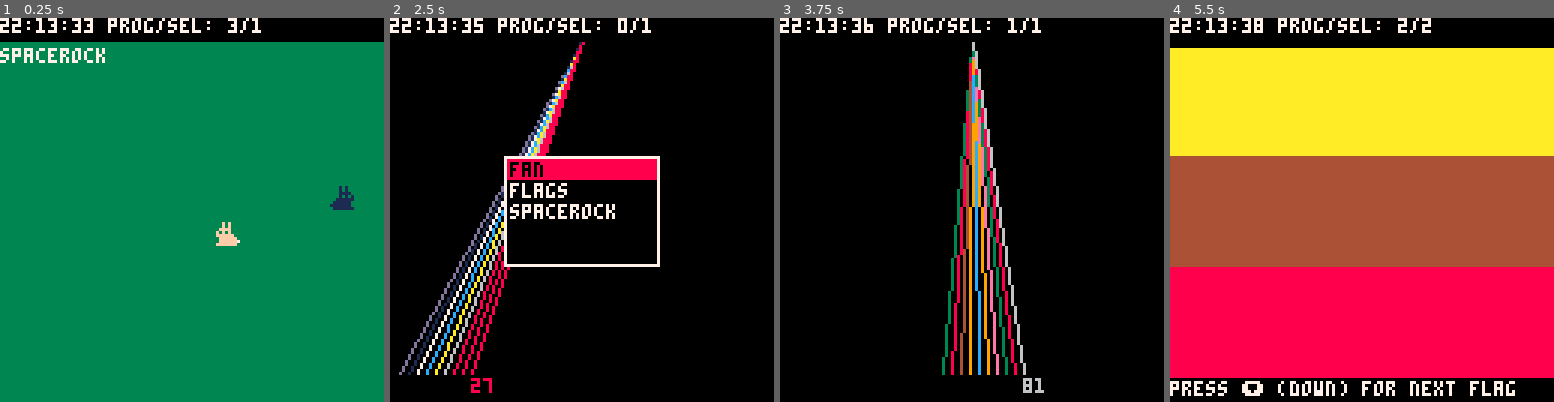
Above: before the commit, frames 1-4 (left to right).
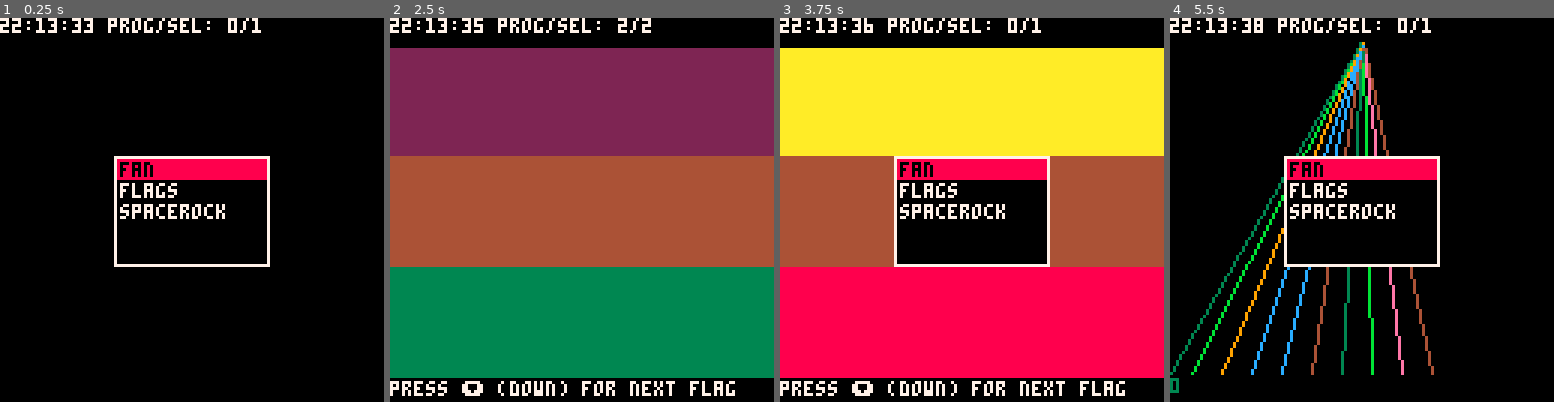
Above: after the commit, the same moments.

Repository: marsfromlars/lamodejuste
Game: PICO-8 cartridge carts/lamodejuste.p8
Same seed, same stepped clock (60 frames per second), same inputs: the game is played once before the commit and once after it.
Inputs:
- Up to frame 1 (0.25 s): no input
- Up to frame 2 (2.5 s): tap O (Z key) at 0.33, 0.7, 1.43, 2.22 s; tap X (X key) at 1.07, 2.07, 2.4 s; hold Left 1.97-2.37 s; hold Down from 2.42 s (still down)
- Up to frame 3 (3.75 s): tap X (X key) every 0.33 s from 2.73 to 3.73 s; release Down at 2.82 s; hold Right 2.87-3.53 s; tap O (Z key) at 3.1 s; hold Up from 3.58 s (still down)
- Up to frame 4 (5.5 s): tap O (Z key) at 3.98, 4.87 s; tap X (X key) every 0.33 s from 4.07 to 5.4 s; release Up at 4.08 s; hold Right 4.13-4.53 s; hold Down 4.58-5.08 s; hold Left from 5.13 s (still down)

The runs differ from the first frame. In frame 1, 94% of the frame differs, in the area x 0-100%, y 0-100%; in frame 2, 87%; in frame 3, 81%; in frame 4, 87%.

Commit message:
buns separate cart buns with onjects

Diff:
--- /dev/null
+++ b/carts/buns.p8
@@ -0,0 +1,80 @@
+pico-8 cartridge // http://www.pico-8.com
+version 42
+__lua__
+function _init()
+    black,dark_blue,purple,dark_green,brown,dark_gray,gray,white,red,orange,yellow,green,blue,lavender,pink,beige=0,1,2,3,4,5,6,7,8,9,10,11,12,13,14,15
+    game_splash,game_loop = 0,1
+    game=game_splash
+    show_splash()
+    linux=createBunny("linux",50,70,false,0)
+    kitty=createBunny("kitty",50,70,true,1)
+end
+
+function createBunny(name,x,y,dir,sprite_index)
+    local bunny={}
+    bunny.name=name
+    bunny.x=x
+    bunny.y=y
+    bunny.dir=dir
+    bunny.sprite_index=sprite_index
+    bunny.draw=function()
+        spr(sprite_index,x,y,1,1,dir,false)
+    end
+    bunny.move=function()
+        if rnd(100)>50 then x+=1 else x-=1 end
+        if rnd(100)>50 then y+=1 else y-=1 end
+    end
+    return bunny
+end
+
+-->8
+function _update()
+    if game == game_splash then
+        if t() > 1 then game=game_loop end
+    else
+        linux.move()
+        kitty.move()
+    end
+end
+
+-->8
+function _draw()
+    if game == game_loop then
+        cls(green)
+        linux.draw()
+        kitty.draw()
+    end
+end
+
+function show_splash()
+    cls(beige)
+    x,y=128/2-2*5,60
+    print("buns",x,y,black)
+    y+=7
+    x=128/2-8*5
+    print("(C) 2024",x,y,dark_gray)
+    x+=35
+    colors={}
+    c=0
+    line(x,y+c,x+3,y+c,blue)
+    c+=1
+    line(x,y+c,x+3,y+c,green)
+    c+=1
+    line(x,y+c,x+3,y+c,yellow)
+    c+=1
+    line(x,y+c,x+3,y+c,pink)
+    c+=1
+    line(x,y+c,x+3,y+c,red)
+    x+=5
+    print("lamosoft",x,y,dark_gray)
+end
+
+__gfx__
+00f0f000001010000000000000000000000000000000000000000000000000000000000000000000000000000000000000000000000000000000000000000000
+00f0f000001010000000000000000000000000000000000000000000000000000000000000000000000000000000000000000000000000000000000000000000
+0ffff000011110000000000000000000000000000000000000000000000000000000000000000000000000000000000000000000000000000000000000000000
+f0f0f000101010000000000000000000000000000000000000000000000000000000000000000000000000000000000000000000000000000000000000000000
+ffffff00111111000000000000000000000000000000000000000000000000000000000000000000000000000000000000000000000000000000000000000000
+0ffffff0011111100000000000000000000000000000000000000000000000000000000000000000000000000000000000000000000000000000000000000000
+0ffffff7011111110000000000000000000000000000000000000000000000000000000000000000000000000000000000000000000000000000000000000000
+fffffff0111111100000000000000000000000000000000000000000000000000000000000000000000000000000000000000000000000000000000000000000
--- a/carts/lamodejuste.p8
+++ b/carts/lamodejuste.p8
@@ -13,7 +13,7 @@
     menu = {"fan","flags","spacerock"}
     selected = 1
     prog_menu, prog_fan, prog_flags, prog_spacerock = 0, 1, 2, 3
-    prog = prog_spacerock
+    prog = prog_menu
     flag_created = false
     kx, ky, lx, ly = 50,50,70,70
 end
@@ -68,10 +68,6 @@
 end
 
 function update_spacerock()
-    if rnd(100)>50 then lx+=1 else lx-=1 end
-    if rnd(100)>50 then ly+=1 else ly-=1 end
-    if rnd(100)>50 then kx+=1 else kx-=1 end
-    if rnd(100)>50 then ky+=1 else ky-=1 end
 end
 
 -->8
@@ -145,14 +141,6 @@
 end
 
 function draw_spacerock()
-    cls(green)
-    print( "spacerock", 0, 10, white )
-    -- sset(1,1,red)
-    -- sset(3,3,red)
-    -- sset(5,5,red)
-    spr(0,lx,ly)
-    -- sset(5,5,green)
-    spr(1,kx,ky,8,8,true,false)
 end
 
 __gfx__
